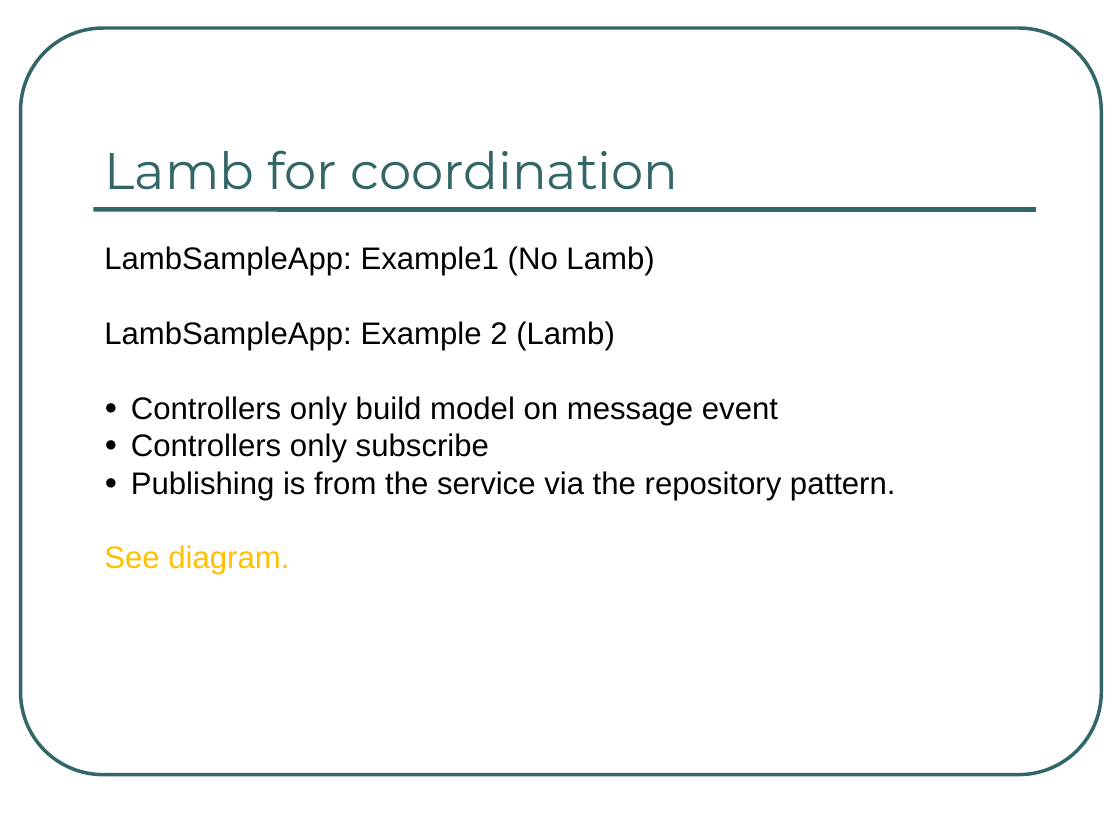
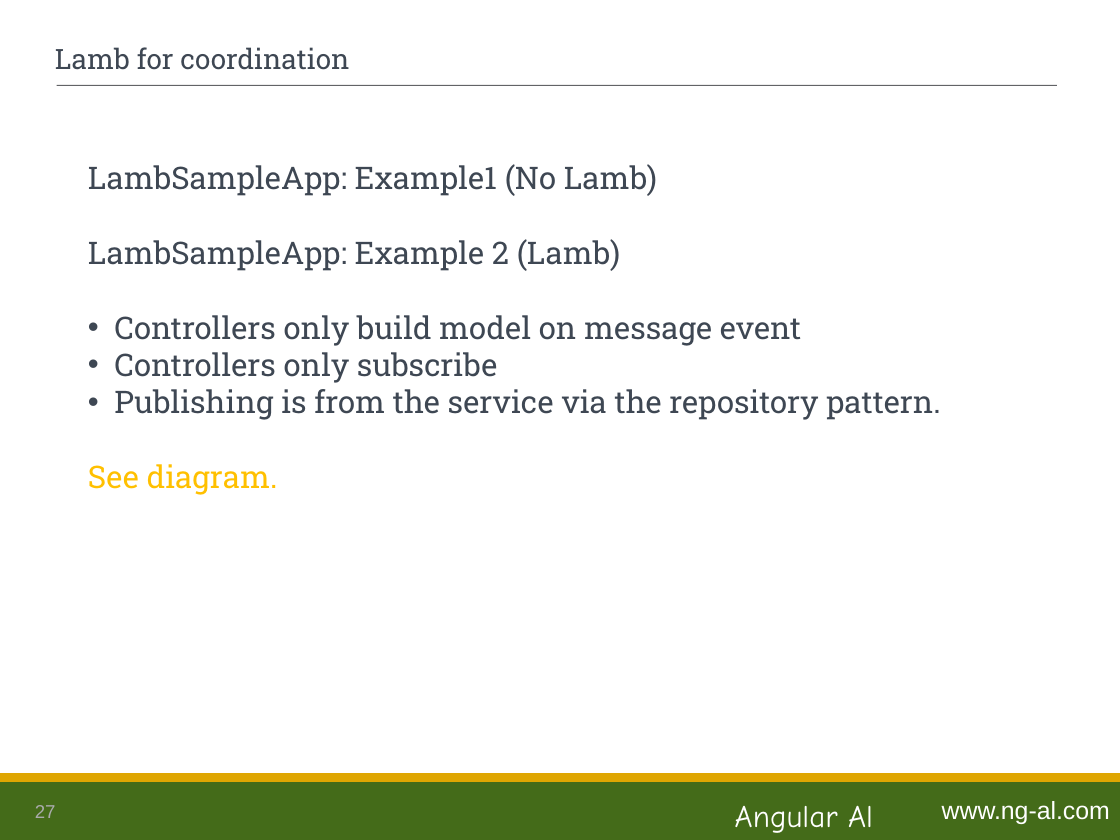
Before and after one commit to ng-al/LambSampleApp, a slide deck: slide 27 of Lamb.ppt (slide 26 before the commit). Drawn at 1120x840 pixels with LibreOffice and Linux fonts; fonts in the diff are those of the drawing. Boxes give left, top, right and bottom in pixels: in the first picture for what was removed or moved away, otherwise in the second. Text is boxed around its words. In the diff, an @@ line names an element or a change of style, - is before the commit and + after.

```diff
--- a/Lamb.ppt
+++ b/Lamb.ppt
@@ rounded rectangle removed at [20,28,1101,775] @@
@@ title "Lamb for coordination": place and size @@
-title "Lamb for coordination" at [105,150,679,190]
+title "Lamb for coordination" at [55,47,349,70]
@@ title "Lamb for coordination" at [55,47,349,70]: size 33 to 18 pt, font Montserrat to Roboto Slab, text colour #336666 to #3E4753; vertical alignment bottom to middle @@
@@ line moved from (93, 209) - (1036, 209) to (57, 85) - (1057, 85) @@
@@ line (57, 85) - (1057, 85): stroke #336666 3 pt to #626366 0.74 pt @@
@@ text "LambSampleApp: Example1 (No Lamb)": place and size @@
-text "LambSampleApp: Example1 (No Lamb)" at [104,246,896,575]
+text "LambSampleApp: Example1 (No Lamb)" at [88,164,941,495]
@@ text "LambSampleApp: Example1 (No Lamb)" at [88,164,941,495]: font Arial to Roboto Slab, text colour #000000 to #3E4753; bullet ● to •; bullet colour #000000 to #3E4753 @@
@@ rectangle added at [0,778,1120,840], fill #446B19 @@
@@ rectangle added at [0,775,1120,781], fill #DFA602, outline #DFA602 2.01 pt @@
@@ page number added at [35,805,56,818], 12 pt, text #AAABAC @@
+27
@@ text added at [735,805,873,833], 20 pt, text #FFFFFF @@
+Angular Al
@@ text added at [942,801,1110,824], 16 pt, text #FFFFFF @@
+www.ng-al.com
```
Also in this commit, not shown: 37 other slides changed, 1 slide added, 1 other file.
